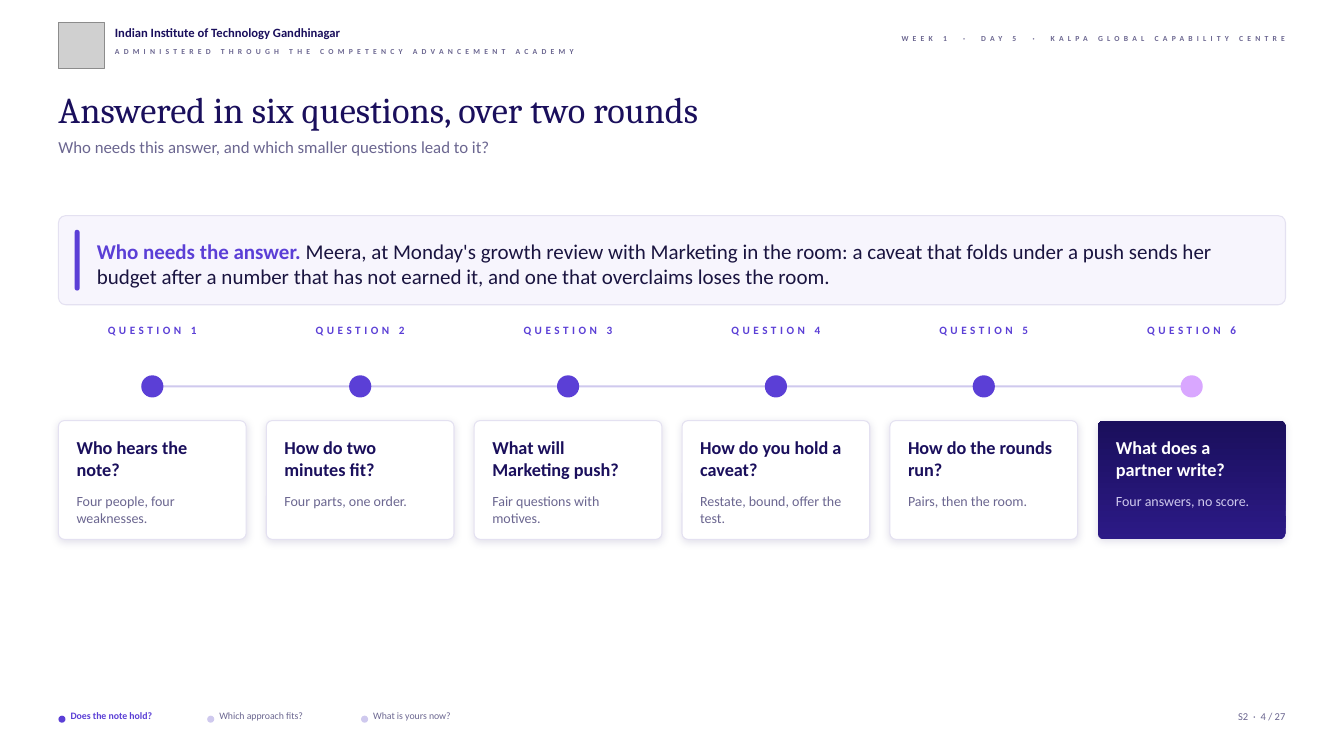
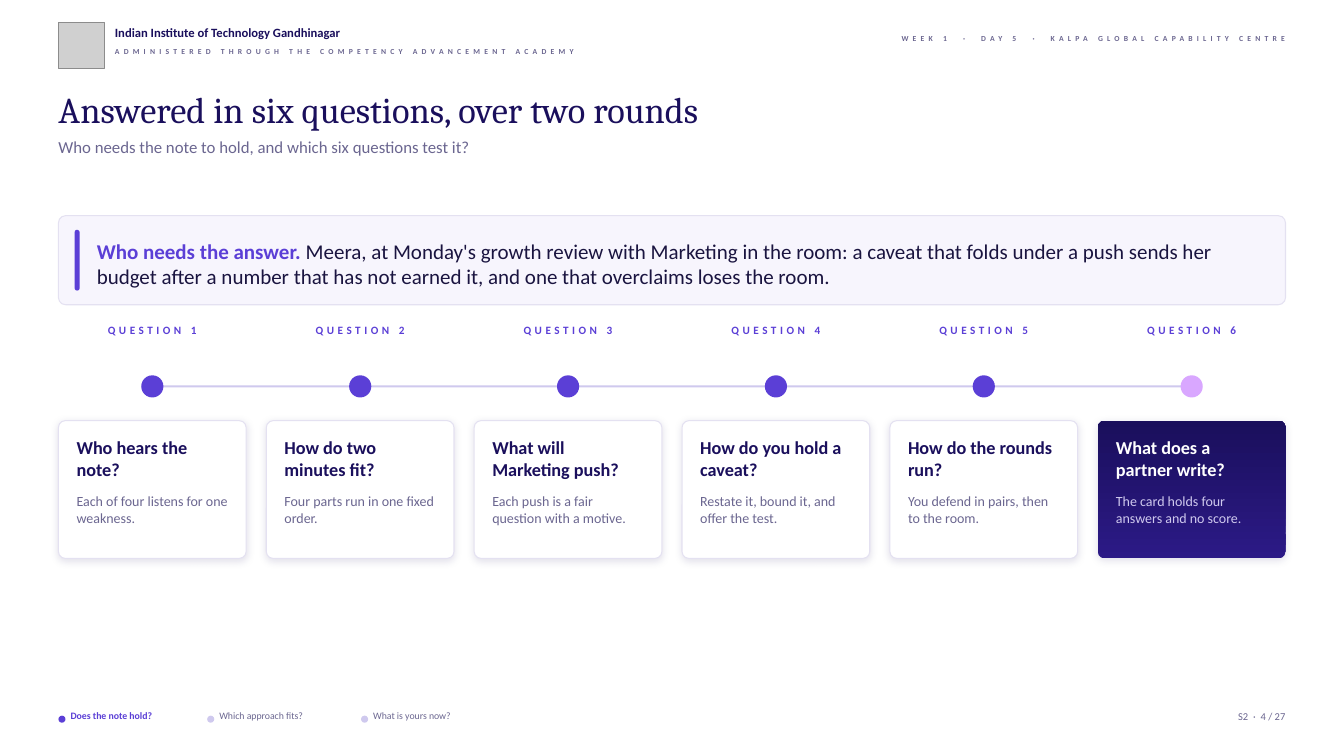
Before and after one commit to fde-academy-lab/c2-content-factory, a slide deck: slide 4 of content/W01/D5/slides/C2_W01_D05_rehearsal_STUDENT.pptx. Drawn at 1344x756 pixels with LibreOffice and Linux fonts; fonts in the diff are those of the drawing; grey boxes stand for pictures; background and template pictures are left out. Boxes give left, top, right and bottom in pixels: in the first picture for what was removed or moved away, otherwise in the second. Text is boxed around its words. In the diff, an @@ line names an element or a change of style, - is before the commit and + after.

```diff
--- a/content/W01/D5/slides/C2_W01_D05_rehearsal_STUDENT.pptx
+++ b/content/W01/D5/slides/C2_W01_D05_rehearsal_STUDENT.pptx
@@ text at (58, 141, 469, 156): text changed @@
-Who needs this answer, and which smaller questions lead to it?
+Who needs the note to hold, and which six questions test it?
@@ rounded rectangle: place and size @@
-rounded rectangle at (58, 420, 246, 539)
+rounded rectangle at (58, 420, 246, 559)
@@ rounded rectangle: place and size @@
-rounded rectangle at (266, 420, 454, 539)
+rounded rectangle at (266, 420, 454, 559)
@@ rounded rectangle: place and size @@
-rounded rectangle at (474, 420, 661, 539)
+rounded rectangle at (474, 420, 661, 559)
@@ rounded rectangle: place and size @@
-rounded rectangle at (683, 420, 870, 539)
+rounded rectangle at (683, 420, 870, 559)
@@ rounded rectangle: place and size @@
-rounded rectangle at (890, 420, 1078, 539)
+rounded rectangle at (890, 420, 1078, 559)
@@ rounded rectangle: place and size @@
-rounded rectangle at (1098, 420, 1286, 539)
+rounded rectangle at (1098, 420, 1286, 559)
@@ text at (77, 496, 228, 523): text changed @@
-Four people, four weaknesses.
+Each of four listens for one weakness.
@@ text at (284, 496, 434, 523): text changed @@
-Four parts, one order.
+Four parts run in one fixed order.
@@ text at (492, 496, 626, 525): text changed @@
-Fair questions with motives.
+Each push is a fair question with a motive.
@@ text at (700, 496, 835, 523): text changed @@
-Restate, bound, offer the test.
+Restate it, bound it, and offer the test.
@@ text at (908, 496, 1048, 523): text changed @@
-Pairs, then the room.
+You defend in pairs, then to the room.
@@ text at (1116, 496, 1242, 523): text changed @@
-Four answers, no score.
+The card holds four answers and no score.
```
Also in this commit, not shown: 16 other slides changed, 4 other files.
